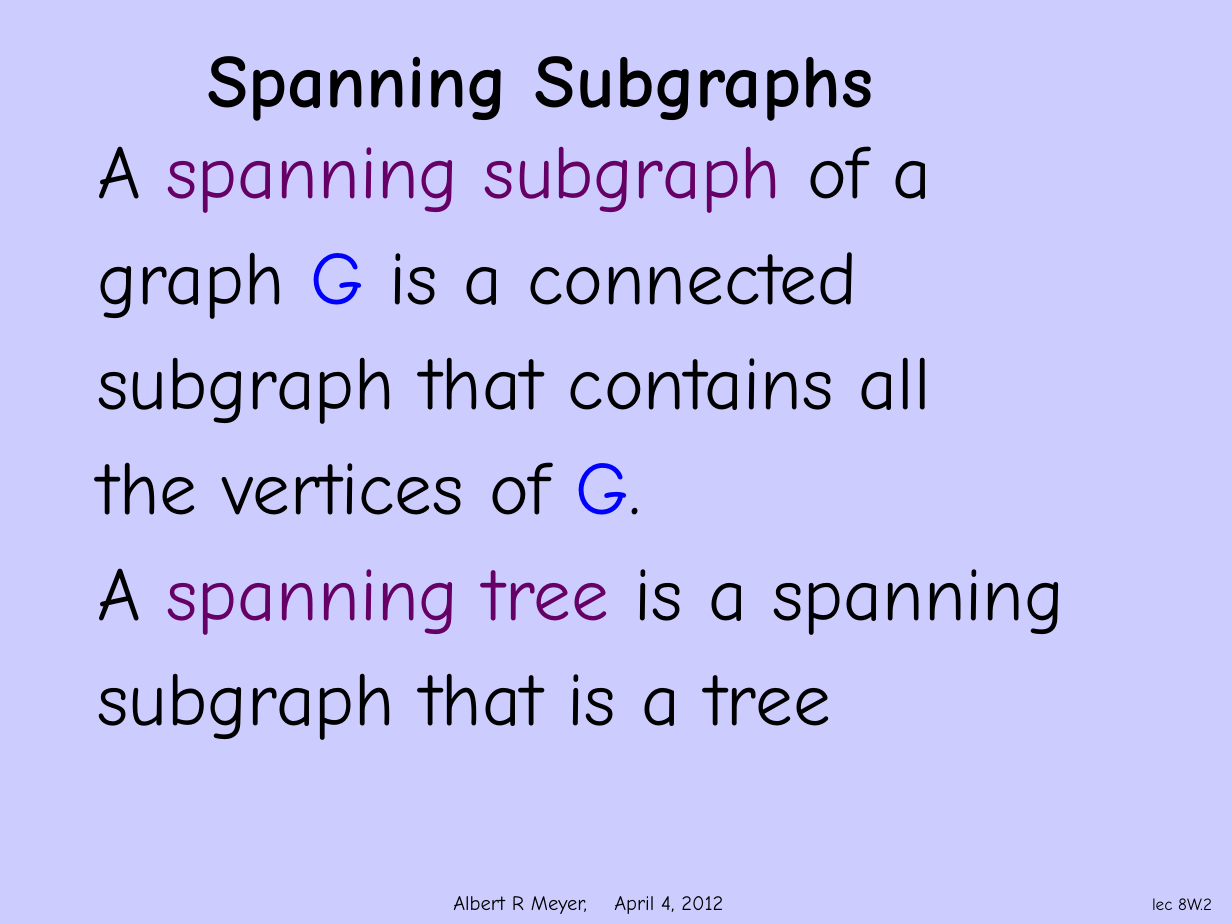
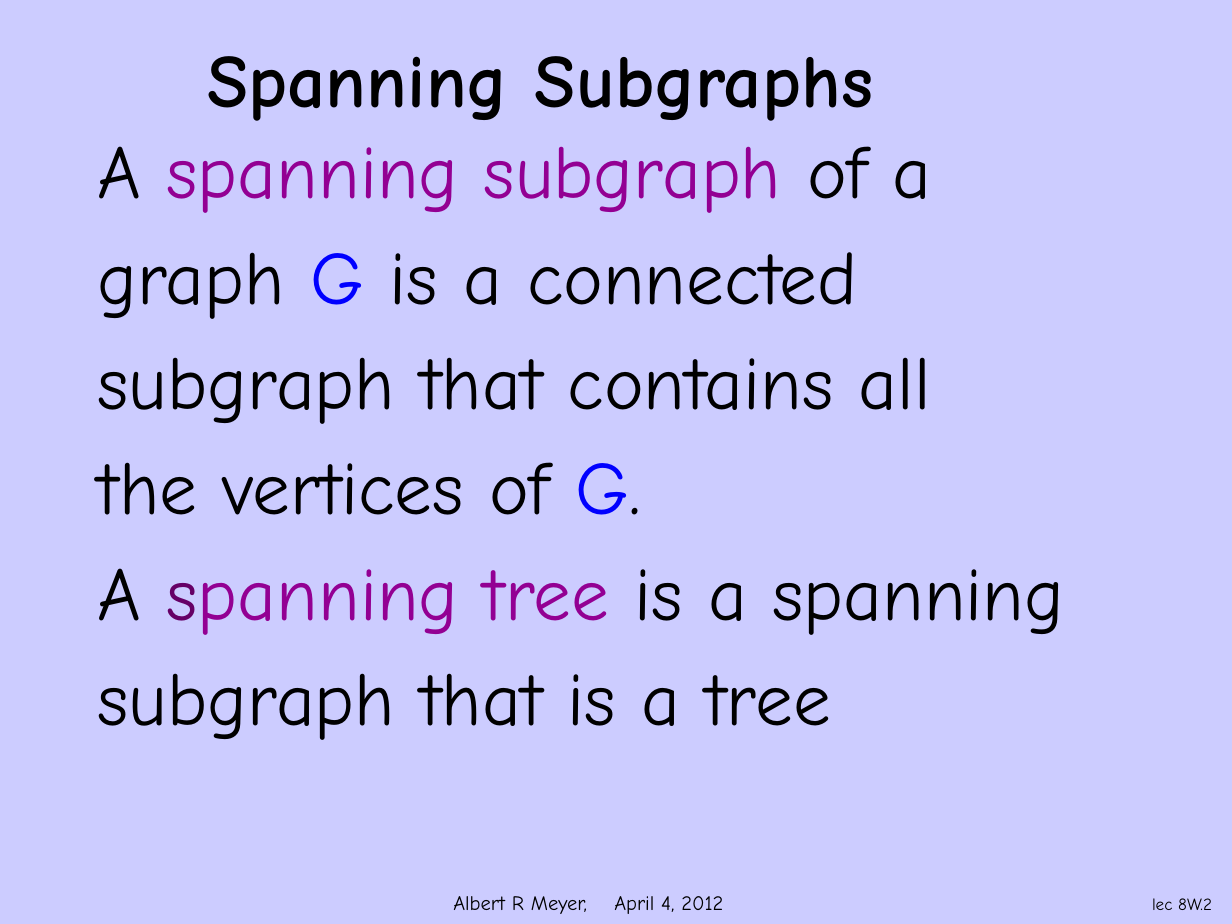
Before and after one commit to armeyer/mcs_web, a slide deck: slide 2 of spring12/slidesS12/trees-spanning.pptx. Drawn at 1232x924 pixels with LibreOffice and Linux fonts; fonts in the diff are those of the drawing; background and template pictures are left out. Boxes give left, top, right and bottom in pixels: in the first picture for what was removed or moved away, otherwise in the second. Text is boxed around its words. In the diff, an @@ line names an element or a change of style, - is before the commit and + after.

Commit message:
edit trees-coloring.pptx, animate trees-spanning.pptx

```diff
--- a/spring12/slidesS12/trees-spanning.pptx
+++ b/spring12/slidesS12/trees-spanning.pptx
@@ text at (98,146,1064,635): text colour #660066 to #930093 in "spanning subgraph", "spanning tree" @@
```
Also in this commit, not shown: 4 other slides changed, 1 other file.
